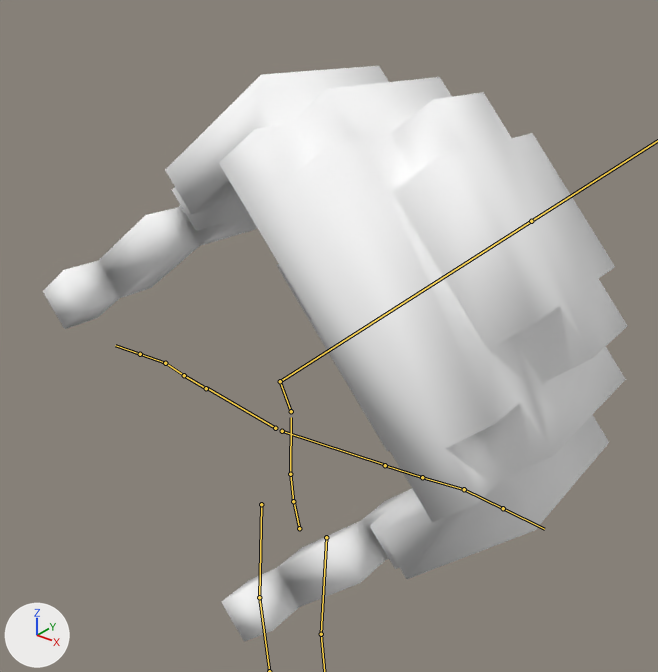
A saved change to the FBX model bishrpg/Content/Characters/Hair/Hair_TBS2_Lingling.fbx.
Rendered twice from a 50 mm lens placed at (2.1, -2.38, 3.43), pointed at (0.19, 0.02, 1.95). The lights are fixed; the arrows at lower left show +X, +Y and +Z. Both versions are drawn at the pose saved in each file; the numbers are the values there. The bones that bend it are drawn over the model as lines.

In view in the first picture: 'TBS2_lingling-0'.
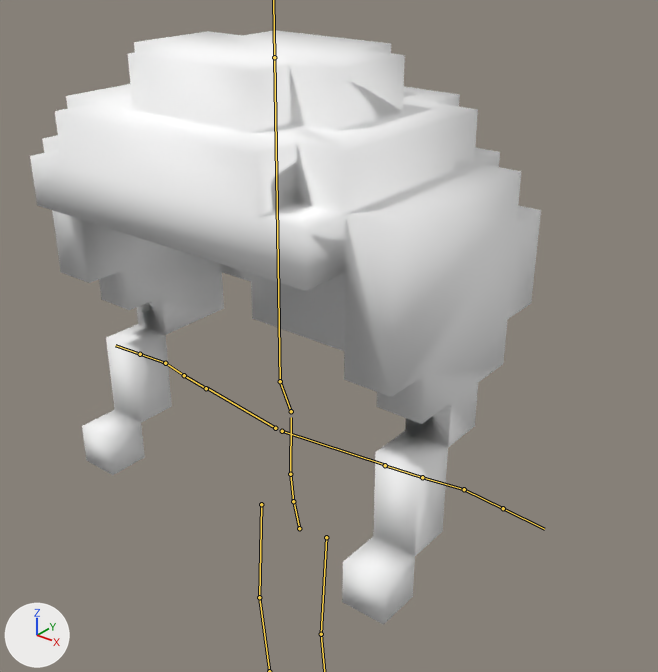
What differs and where, as boxes (x1, y1, x2, y2) in the pictures (658 x 672 px):
'TBS2_lingling-0', posed (12% narrower): before (43, 66, 627, 642); after (30, 30, 541, 625)
bone 'head', root to tip: before (280, 381) to (531, 221); after (280, 381) to (274, 57)

Edits to the bpy script that builds the scene:
```text
Change bone_head:
    where bone_head = bpy.data.objects['metarig'].pose.bones['head']  # child of 'neck'
    bone_head.rotation_quaternion: (0.91, -0.064, 0.024, -0.408) -> (1.0, 0.0, 0.0, 0.0)  # degrees (-8, 0, -48) -> degrees (0, 0, 0)
```
